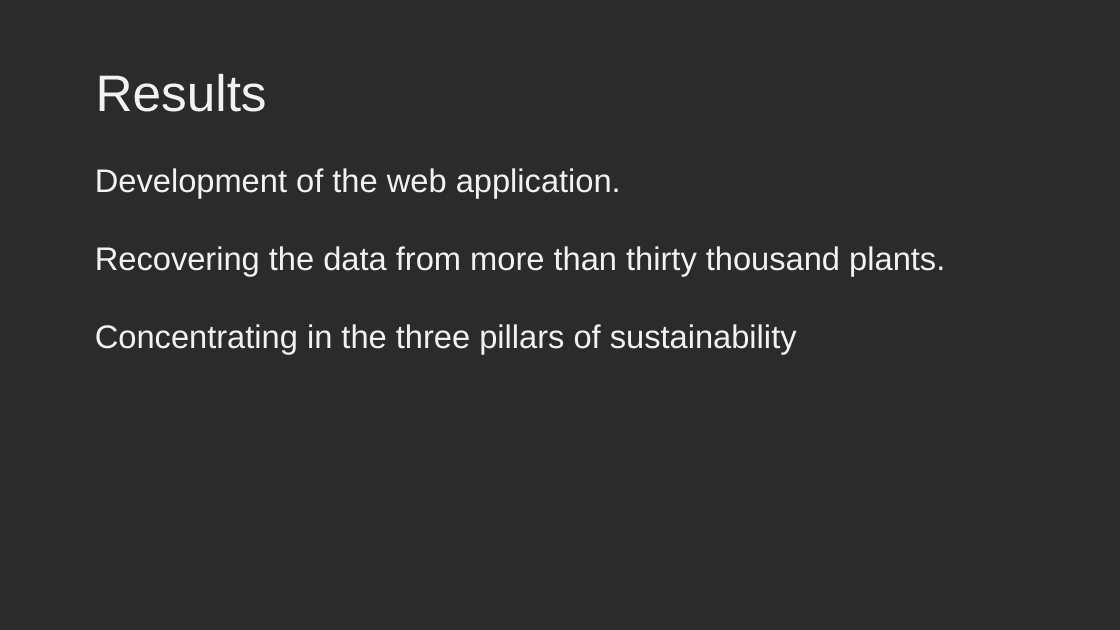
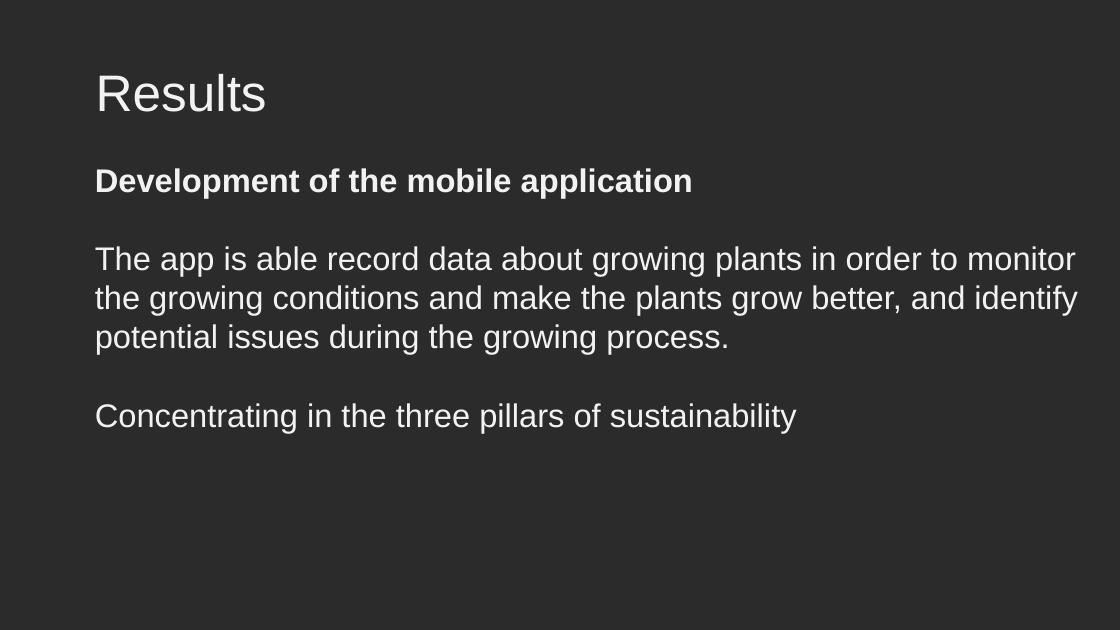
Before and after one commit to KiraSensei13/MNT_ITESM_courses, a slide deck: slide 5 of 1.2.Leadership_for_Sus_Dev/FProject/PRESENTATION_FINAL_PROJECT.pptx. Drawn at 1120x630 pixels with LibreOffice and Linux fonts; fonts in the diff are those of the drawing; background and template pictures are left out; a plain dark background stands for a picture behind light text. Boxes give left, top, right and bottom in pixels: in the first picture for what was removed or moved away, otherwise in the second. Text is boxed around its words. In the diff, an @@ line names an element or a change of style, - is before the commit and + after.

```diff
--- a/1.2.Leadership_for_Sus_Dev/FProject/PRESENTATION_FINAL_PROJECT.pptx
+++ b/1.2.Leadership_for_Sus_Dev/FProject/PRESENTATION_FINAL_PROJECT.pptx
@@ text at <box>95,168,1077,354</box>: text changed @@
-Development of the web application.
-Recovering the data from more than thirty thousand plants.
+Development of the mobile application
+The app is able record data about growing plants in order to monitor the growing conditions and make the plants grow better, and identify potential issues during the growing process.
```
Also in this commit, not shown: 4 other slides changed, 1 slide added, 2 slides removed, 4 other files.
